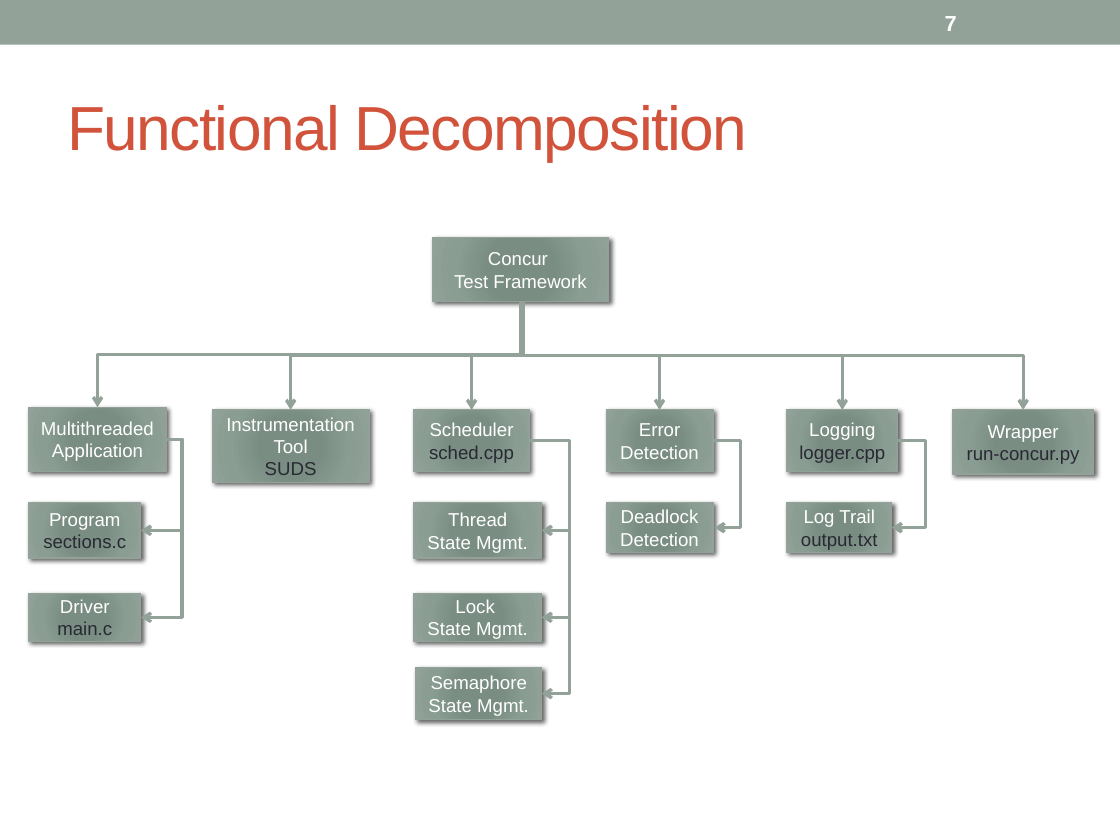
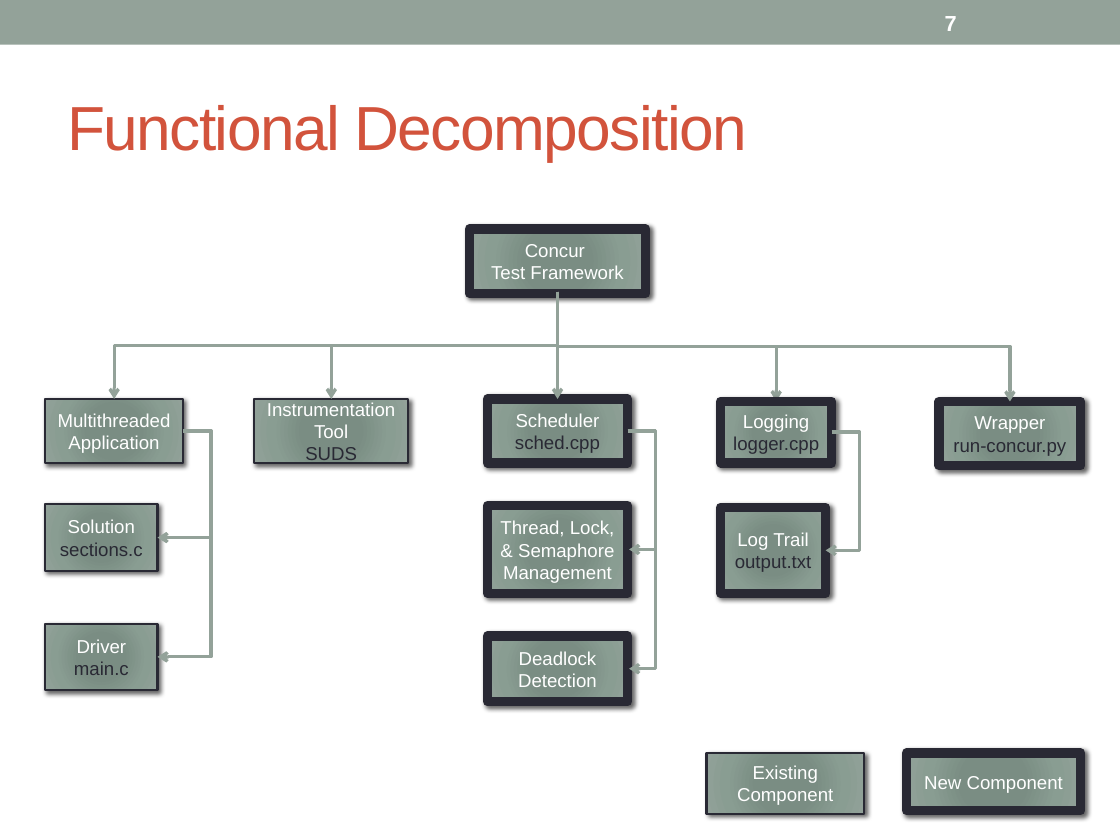
Before and after one commit to concurTestFramework/concurTestFramework, a slide deck: slide 7 of Documents/Concur_Presentation.pptx. Drawn at 1120x840 pixels with LibreOffice and Linux fonts; fonts in the diff are those of the drawing. Boxes give left, top, right and bottom in pixels: in the first picture for what was removed or moved away, otherwise in the second. Text is boxed around its words. In the diff, an @@ line names an element or a change of style, - is before the commit and + after.

Commit message:
Updated Function Decomp. diagram.

```diff
--- a/Documents/Concur_Presentation.pptx
+++ b/Documents/Concur_Presentation.pptx
@@ rectangle "Concur": place and size @@
-rectangle "Concur" at [432,237,608,301]
+rectangle "Concur" at [469,228,645,292]
@@ elbow arrow moved from (521, 301) - (97, 408) to (558, 291) - (114, 399) @@
@@ elbow arrow moved from (521, 301) - (291, 410) to (558, 291) - (332, 399) @@
@@ elbow arrow moved from (521, 301) - (1024, 410) to (558, 291) - (1010, 402) @@
@@ elbow arrow moved from (521, 301) - (842, 410) to (558, 291) - (776, 401) @@
@@ elbow arrow moved from (523, 301) - (472, 410) to (558, 291) - (558, 399) @@
@@ elbow arrow removed from (521, 301) to (660, 410) @@
@@ rectangle "Multithreaded Application": place and size @@
-rectangle "Multithreaded Application" at [29,408,167,472]
+rectangle "Multithreaded Application" at [45,399,183,463]
@@ rectangle "Instrumentation Tool": place and size @@
-rectangle "Instrumentation Tool" at [212,410,368,483]
+rectangle "Instrumentation Tool" at [254,399,408,463]
@@ rectangle "Scheduler": place and size @@
-rectangle "Scheduler" at [413,410,529,472]
+rectangle "Scheduler" at [487,399,627,463]
@@ rectangle removed at [606,410,712,472] @@
-Error Detection
@@ rectangle "Logging": place and size @@
-rectangle "Logging" at [787,410,898,472]
+rectangle "Logging" at [721,401,832,463]
@@ rectangle "Wrapper": place and size @@
-rectangle "Wrapper" at [952,410,1093,474]
+rectangle "Wrapper" at [940,402,1081,466]
@@ elbow arrow moved from (167, 439) - (141, 531) to (183, 431) - (158, 538) @@
@@ elbow arrow moved from (167, 439) - (141, 617) to (183, 431) - (158, 657) @@
@@ group removed at [413,440,570,719]: 2 rectangles, 2 elbow arrows @@
-Lock
-State Mgmt.
-Semaphore State Mgmt.
@@ elbow arrow moved from (530, 440) - (542, 531) to (627, 431) - (629, 550) @@
@@ elbow arrow moved from (713, 440) - (715, 528) to (627, 431) - (629, 669) @@
@@ elbow arrow moved from (898, 440) - (892, 528) to (832, 432) - (825, 550) @@
@@ outline #93A299 0.75 pt to #292934 1.5 pt in 4 elements at [45,399,183,463], [254,399,408,463], [45,624,157,690], [45,504,157,571] @@
@@ rectangle "Solution": place and size @@
-rectangle "Solution" at [29,503,141,559]
+rectangle "Solution" at [45,504,157,571]
@@ outline #93A299 0.75 pt to #292934 6 pt in 7 elements at [940,402,1081,466], [469,228,645,292], [721,401,832,463], [487,399,627,463], [721,507,827,594], [487,636,627,702], [487,506,627,594] @@
@@ rectangle "Thread, Lock, & Semaphore Management": place and size @@
-rectangle "Thread, Lock, & Semaphore Management" at [413,503,541,558]
+rectangle "Thread, Lock, & Semaphore Management" at [487,506,627,594]
@@ rectangle "Log Trail": place and size @@
-rectangle "Log Trail" at [787,503,893,552]
+rectangle "Log Trail" at [721,507,827,594]
@@ text in rectangle at [68,519,135,533]: text changed @@
-Program
+Solution
@@ text in rectangle at [500,520,615,583]: text changed @@
-Thread State Mgmt.
+Thread, Lock, & Semaphore Management
@@ rectangle "Driver": place and size @@
-rectangle "Driver" at [29,594,141,642]
+rectangle "Driver" at [45,624,157,690]
@@ rectangle "Deadlock": place and size @@
-rectangle "Deadlock" at [606,503,712,552]
+rectangle "Deadlock" at [487,636,627,702]
@@ rectangle added at [707,753,865,813], fill gradient #7B8E82 to #7B8D83 to #8A9E92 to #93A299, outline #292934 1.5 pt, 12 pt, text #FFFFFF @@
+Existing Component
@@ rectangle added at [906,753,1080,810], fill gradient #7B8E82 to #7B8D83 to #8A9E92 to #93A299, outline #292934 6 pt, 12 pt, text #FFFFFF @@
+New Component
```
Also in this commit, not shown: 1 other slide changed.
